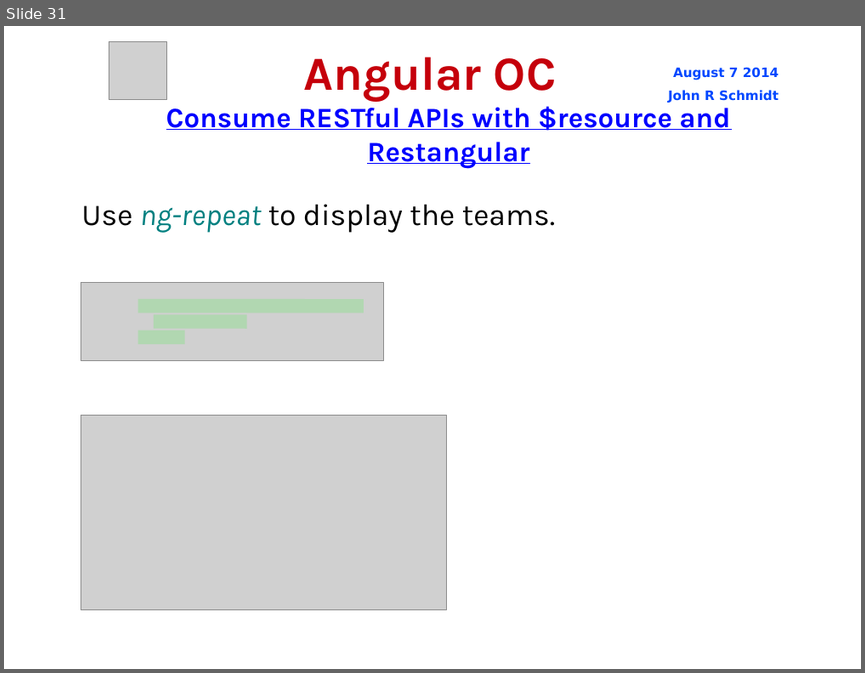
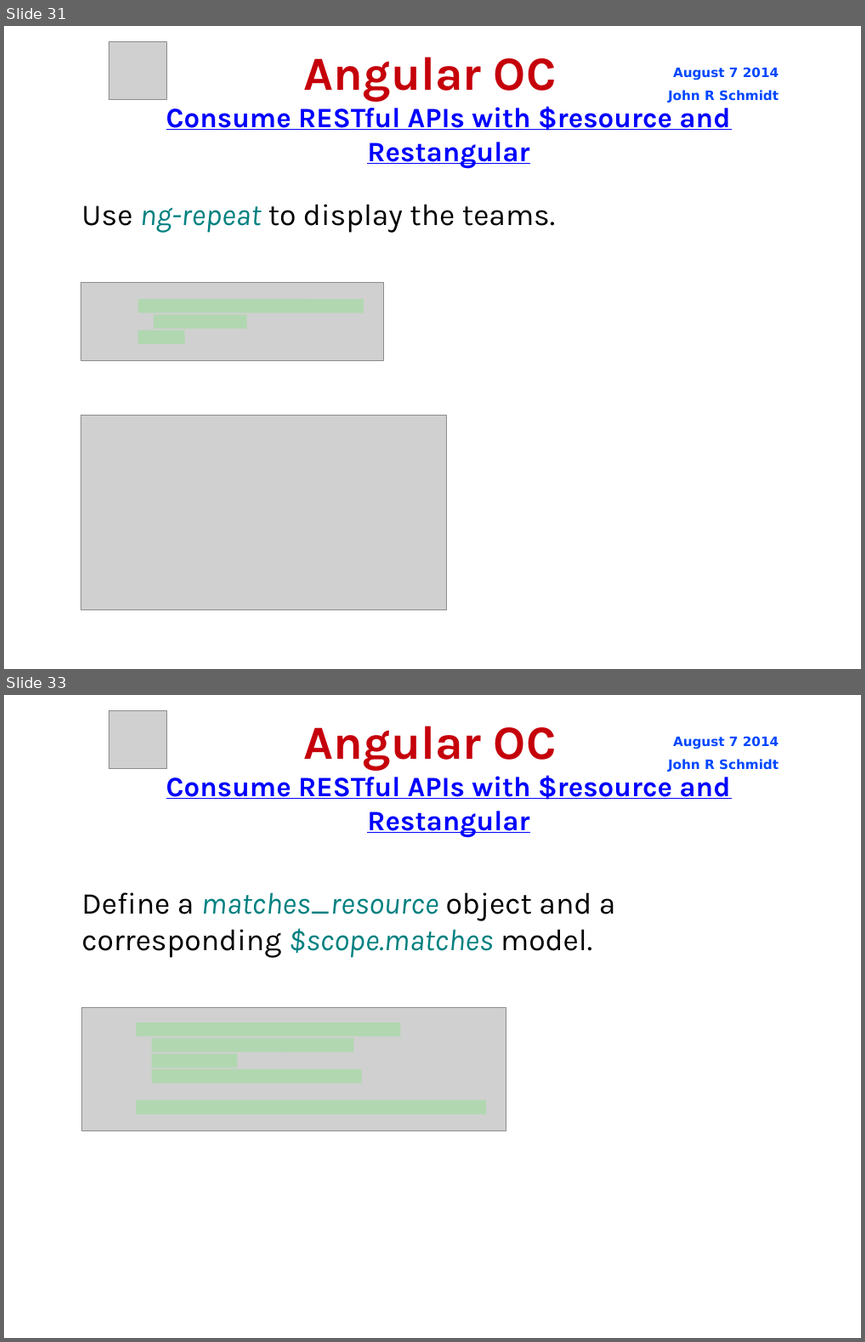
Before and after one commit to jrschmidt/fifa-angular-rest-demo, a slide deck: fifa.odp. Shown one above the other, each under a label of ours: slide 31 before the commit, slides 31 and 33 after it; the slides between them are not shown. The pictures are 865x673 and 865x1342 pixels, drawn with LibreOffice and Linux fonts; fonts in the diff are those of the drawing; grey boxes stand for pictures; background and template pictures are left out. Boxes give left, top, right and bottom in pixels: in the first picture for what was removed or moved away, otherwise in the second. Text is boxed around its words. In the diff, an @@ line names an element or a change of style, - is before the commit and + after.

Commit message:
update presentation to show addition of match data

```diff
--- a/fifa.odp
+++ b/fifa.odp
@@ slide 33 added at (x1=4, y1=695, x2=861, y2=1338), background picture (left out) @@
@@ picture added at (x1=109, y1=710, x2=167, y2=768) @@
@@ title added at (x1=304, y1=726, x2=556, y2=771), 44 pt, text #C5000B, bold @@
+Angular OC
@@ text added at (x1=668, y1=736, x2=778, y2=771), 12 pt, text #0047FF, bold @@
+August 7 2014
+John R Schmidt
@@ text added at (x1=166, y1=771, x2=730, y2=837), 26 pt, text #0000FF, bold, underline @@
+Consume RESTful APIs with $resource and Restangular
@@ subtitle added at (x1=81, y1=892, x2=616, y2=958), 28 pt, text #000000 @@
+Define a matches_resource object and a corresponding $scope.matches model.
@@ picture added at (x1=81, y1=1008, x2=506, y2=1130) @@
@@ line added from (136, 1029) to (400, 1029), #00FF00 12.95 pt @@
@@ line added from (152, 1045) to (354, 1045), #00FF00 12.95 pt @@
@@ line added from (152, 1061) to (237, 1061), #00FF00 12.95 pt @@
@@ line added from (152, 1076) to (362, 1076), #00FF00 12.95 pt @@
@@ line added from (136, 1107) to (486, 1107), #00FF00 12.95 pt @@
```
Also in this commit, not shown: 5 other slides added, 4 other files.
